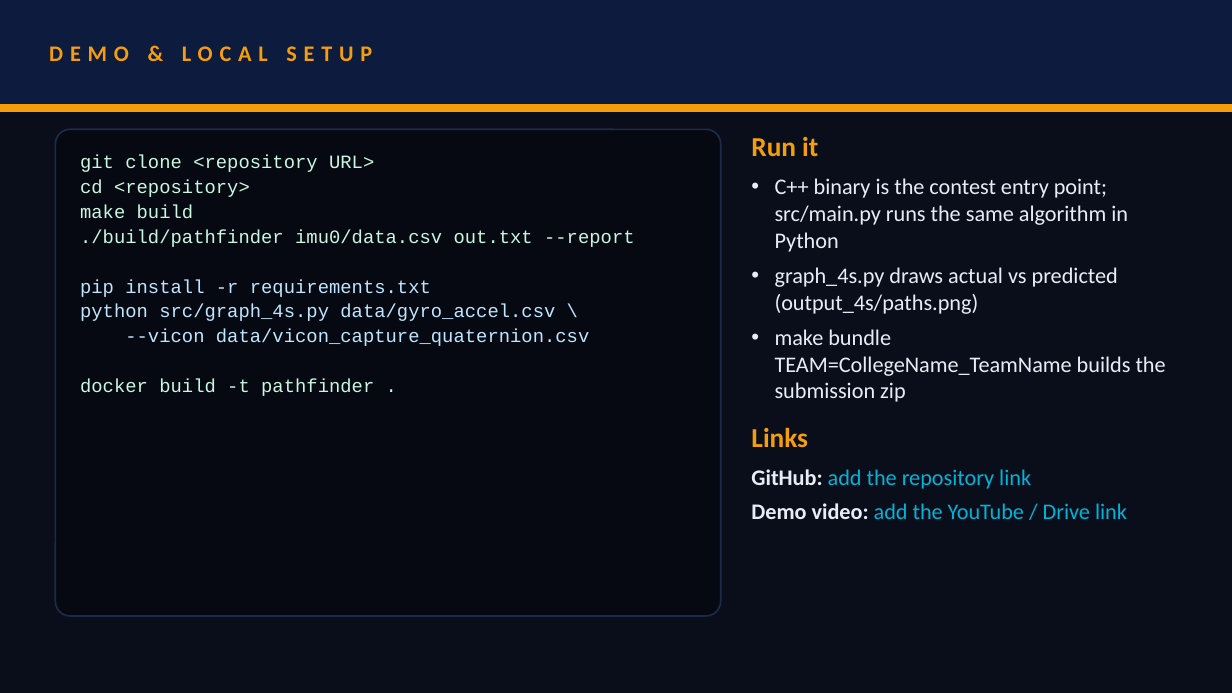
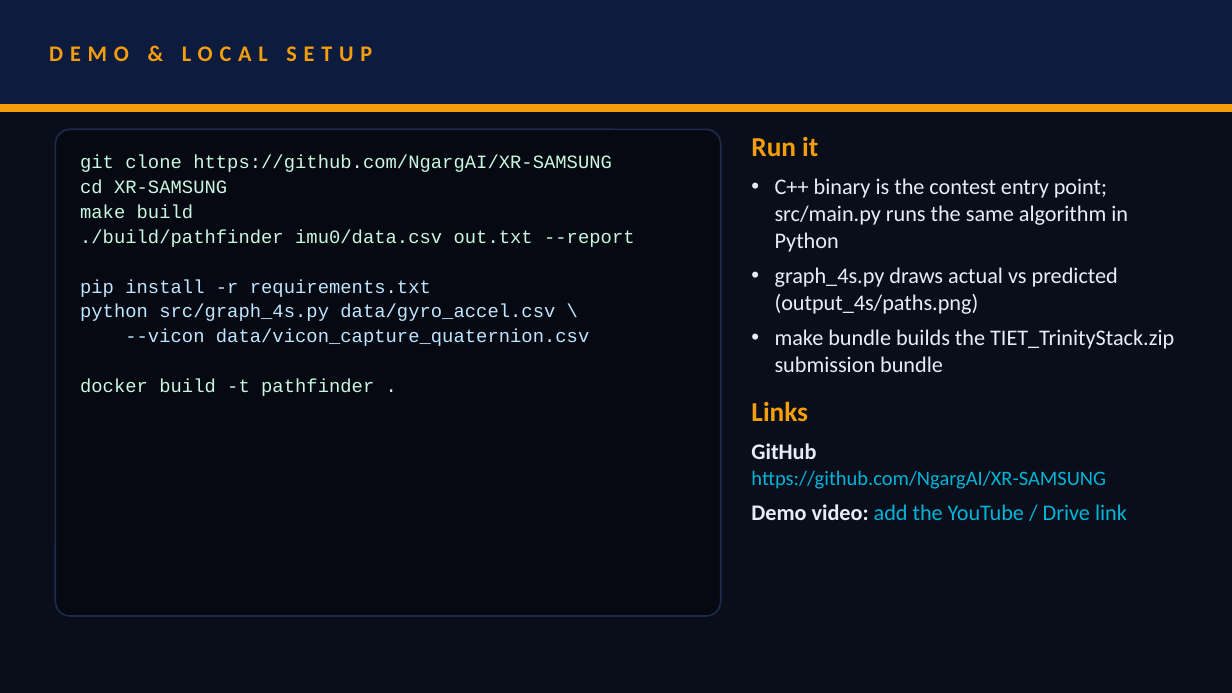
Before and after one commit to NgargAI/XR-SAMSUNG, a slide deck: slide 7 of presentation/TIET_TrinityStack.pptx. Drawn at 1232x693 pixels with LibreOffice and Linux fonts; fonts in the diff are those of the drawing. Boxes give left, top, right and bottom in pixels: in the first picture for what was removed or moved away, otherwise in the second. Text is boxed around its words. In the diff, an @@ line names an element or a change of style, - is before the commit and + after.

```diff
--- a/presentation/TIET_TrinityStack.pptx
+++ b/presentation/TIET_TrinityStack.pptx
@@ text at bbox=[80, 155, 612, 194]: text changed @@
-git clone <repository URL>
-cd <repository>
+git clone https://github.com/NgargAI/XR-SAMSUNG
+cd XR-SAMSUNG
@@ text at bbox=[775, 329, 1174, 372]: text changed @@
-• make bundle TEAM=CollegeName_TeamName builds the submission zip
+• make bundle builds the TIET_TrinityStack.zip submission bundle
@@ text at bbox=[751, 443, 1106, 489]: text changed; size 13 to 12 pt @@
-GitHub: add the repository link
+GitHub
+https://github.com/NgargAI/XR-SAMSUNG
```
Also in this commit, not shown: 1 other slide changed, 2 other files.
